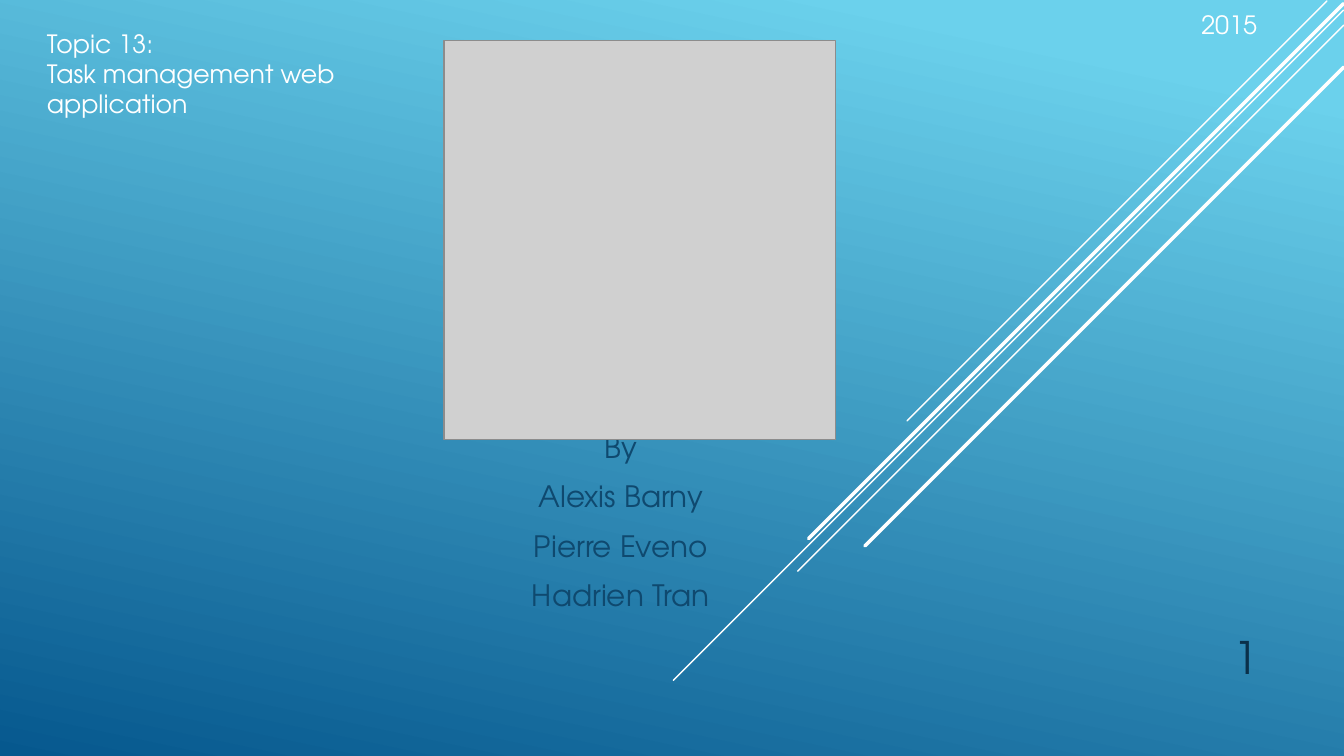
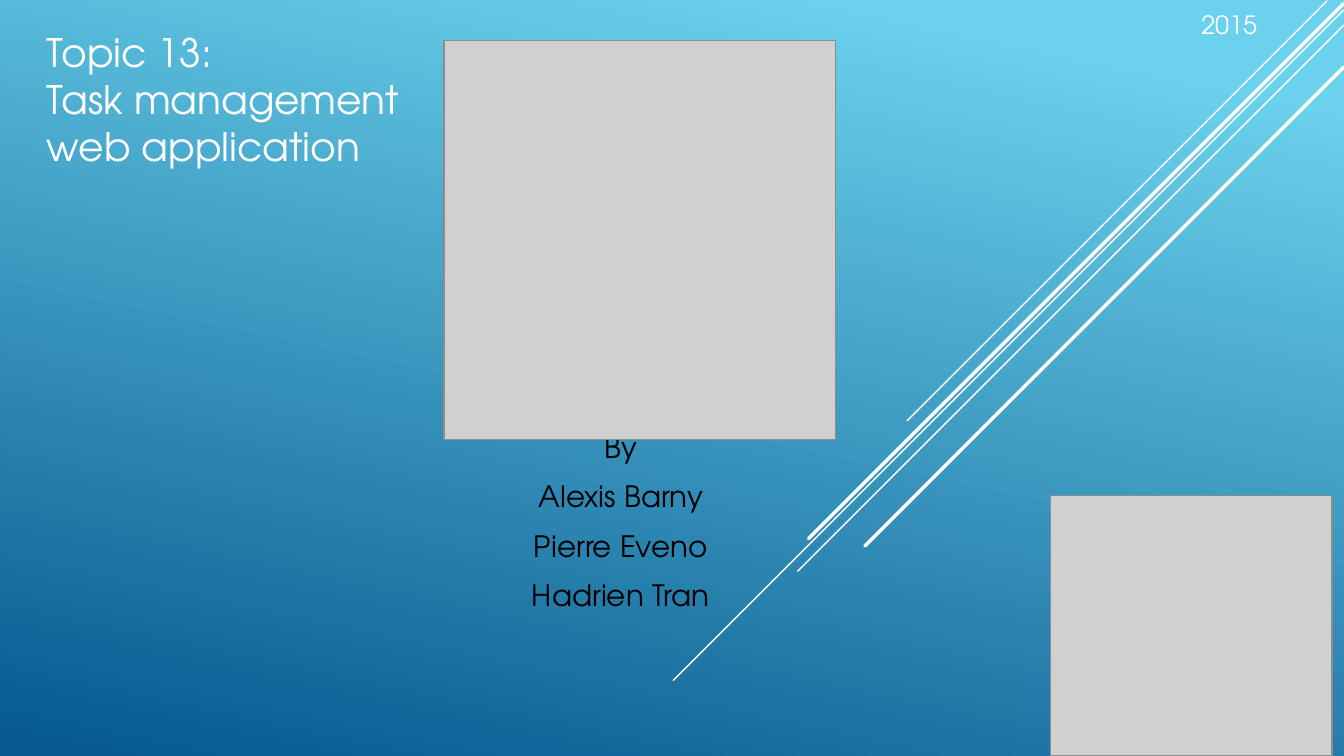
Before and after one commit to abarny/PTDawinSujet13, a slide deck: slide 1 of TeamShare.pptx. Drawn at 1344x756 pixels with LibreOffice and Linux fonts; fonts in the diff are those of the drawing; grey boxes stand for pictures. Boxes give left, top, right and bottom in pixels: in the first picture for what was removed or moved away, otherwise in the second. Text is boxed around its words. In the diff, an @@ line names an element or a change of style, - is before the commit and + after.

```diff
--- a/TeamShare.pptx
+++ b/TeamShare.pptx
@@ text "Topic 13:" at (47, 37, 399, 169): size 18 to 28 pt @@
@@ subtitle "By" at (532, 428, 709, 607): text colour #0F496F to #000000 @@
@@ picture added at (1051, 496, 1332, 756) @@
@@ page number removed at (1233, 641, 1258, 674) @@
-1
```
Also in this commit, not shown: 3 other slides changed, 13 slides added, 12 slides removed.
